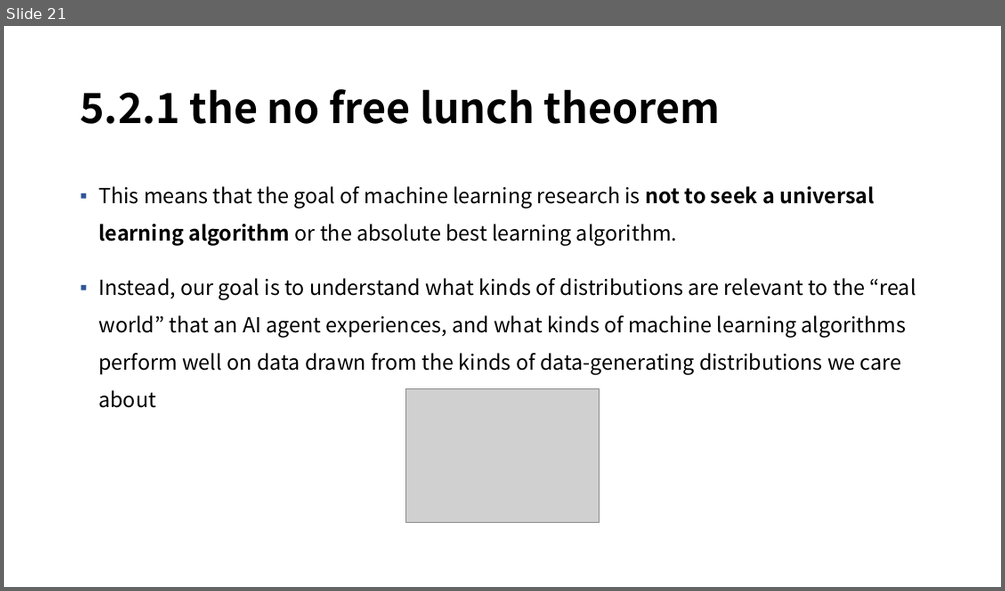
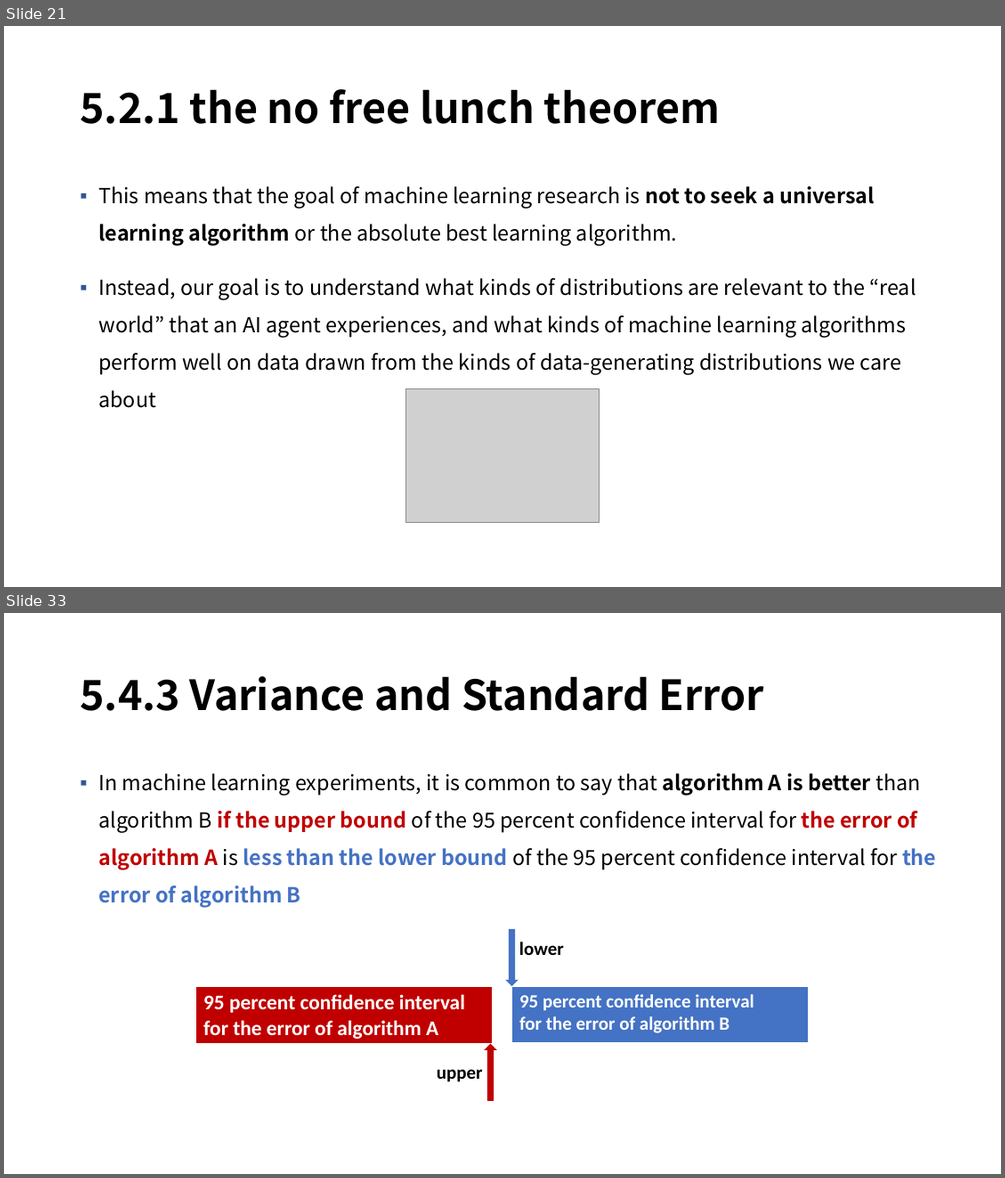
Before and after one commit to mmvv11/GraduateStudies, a slide deck: DeepLearningStudy/5-1. Machine Learning Basics, 230210, 정지운.pptx. Shown one above the other, each under a label of ours: slide 21 before the commit, slides 21 and 33 after it; the slides between them are not shown. The pictures are 1005x591 and 1005x1178 pixels, drawn with LibreOffice and Linux fonts; fonts in the diff are those of the drawing; grey boxes stand for pictures; background and template pictures are left out. Boxes give left, top, right and bottom in pixels: in the first picture for what was removed or moved away, otherwise in the second. Text is boxed around its words. In the diff, an @@ line names an element or a change of style, - is before the commit and + after.

```diff
--- a/DeepLearningStudy/5-1. Machine Learning Basics, 230210, 정지운.pptx
+++ b/DeepLearningStudy/5-1. Machine Learning Basics, 230210, 정지운.pptx
@@ slide 33 added at bbox=[4, 613, 1001, 1174], background picture (left out) @@
@@ title added at bbox=[80, 676, 764, 711], 40 pt, text #000000, bold @@
+5.4.3 Variance and Standard Error
@@ text added at bbox=[98, 773, 936, 908], 20 pt, text #000000 @@
+▪ In machine learning experiments, it is common to say that algorithm A is better than algorithm B if the upper bound of the 95 percent conﬁdence interval for the error of algorithm A is less than the lower bound of the 95 percent conﬁdence interval for the error of algorithm B
@@ down arrow added at bbox=[506, 929, 518, 986], fill #4472C4 @@
@@ text added at bbox=[519, 941, 564, 955], 18 pt, text #000000, bold @@
+lower
@@ table added at bbox=[196, 986, 493, 1044], 1 rows, 1 columns @@
+95 percent conﬁdence interval / for the error of algorithm A
@@ table added at bbox=[512, 986, 808, 1044], 1 rows, 1 columns @@
+95 percent conﬁdence interval / for the error of algorithm B
@@ down arrow added at bbox=[484, 1044, 497, 1102], fill #C00000 @@
@@ text added at bbox=[437, 1069, 483, 1082], 18 pt, text #000000, bold @@
+upper
```
Also in this commit, not shown: 1 slide changed, 21 other slides added, 1 slide removed.
